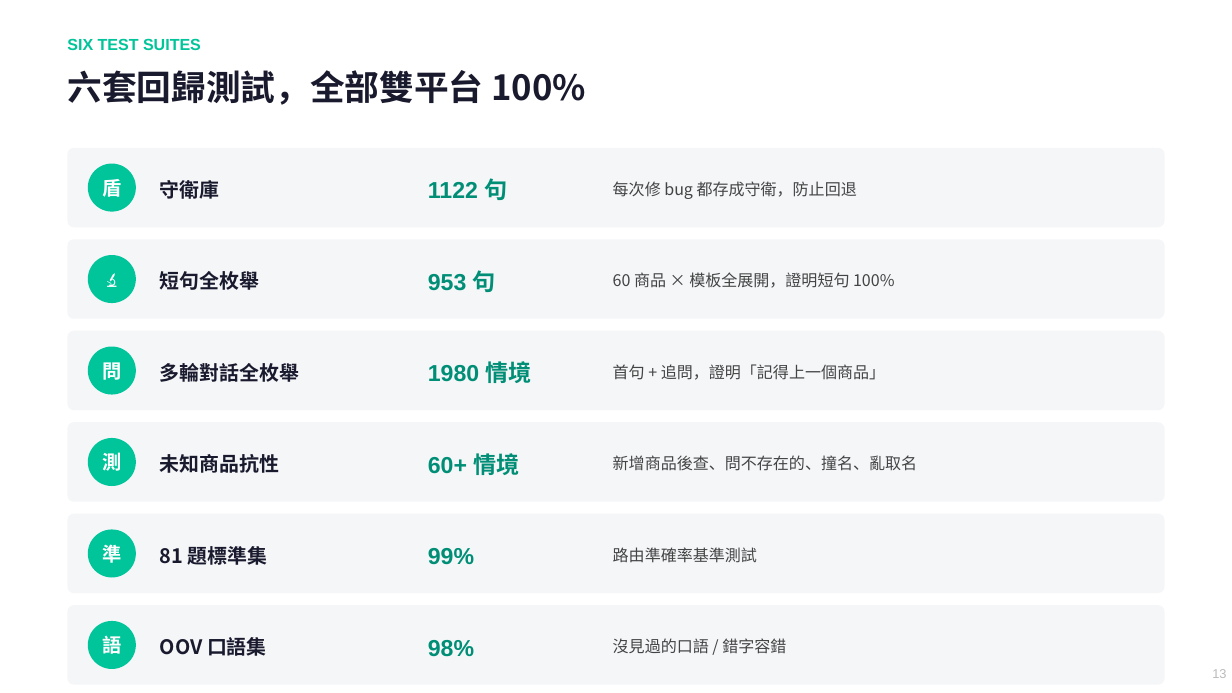
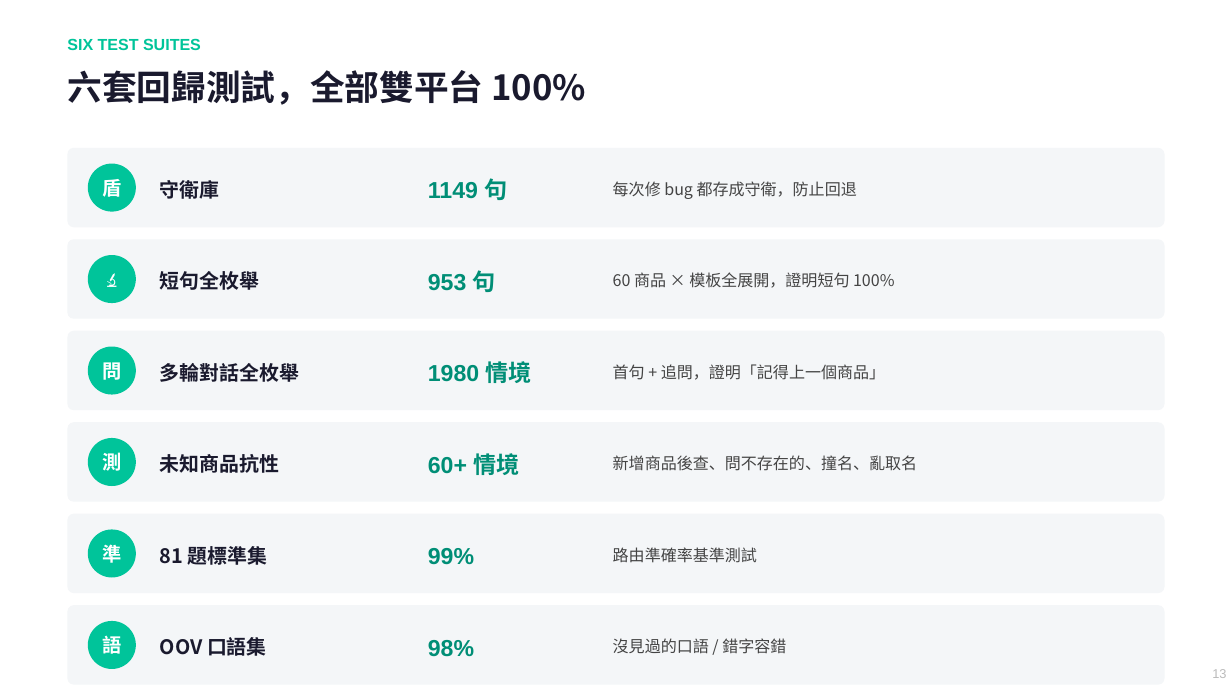
Before and after one commit to chunyen627-afk/warehouse-v2-agent, a slide deck: slide 13 of 倉管Agent_專案簡報.pptx. Drawn at 1232x693 pixels with LibreOffice and Linux fonts; fonts in the diff are those of the drawing. Boxes give left, top, right and bottom in pixels: in the first picture for what was removed or moved away, otherwise in the second. Text is boxed around its words. In the diff, an @@ line names an element or a change of style, - is before the commit and + after.

```diff
--- a/倉管Agent_專案簡報.pptx
+++ b/倉管Agent_專案簡報.pptx
@@ text at (x1=428, y1=178, x2=507, y2=200): text changed @@
-1122 句
+1149 句
```
Also in this commit, not shown: 10 other slides changed, 5 other files.
